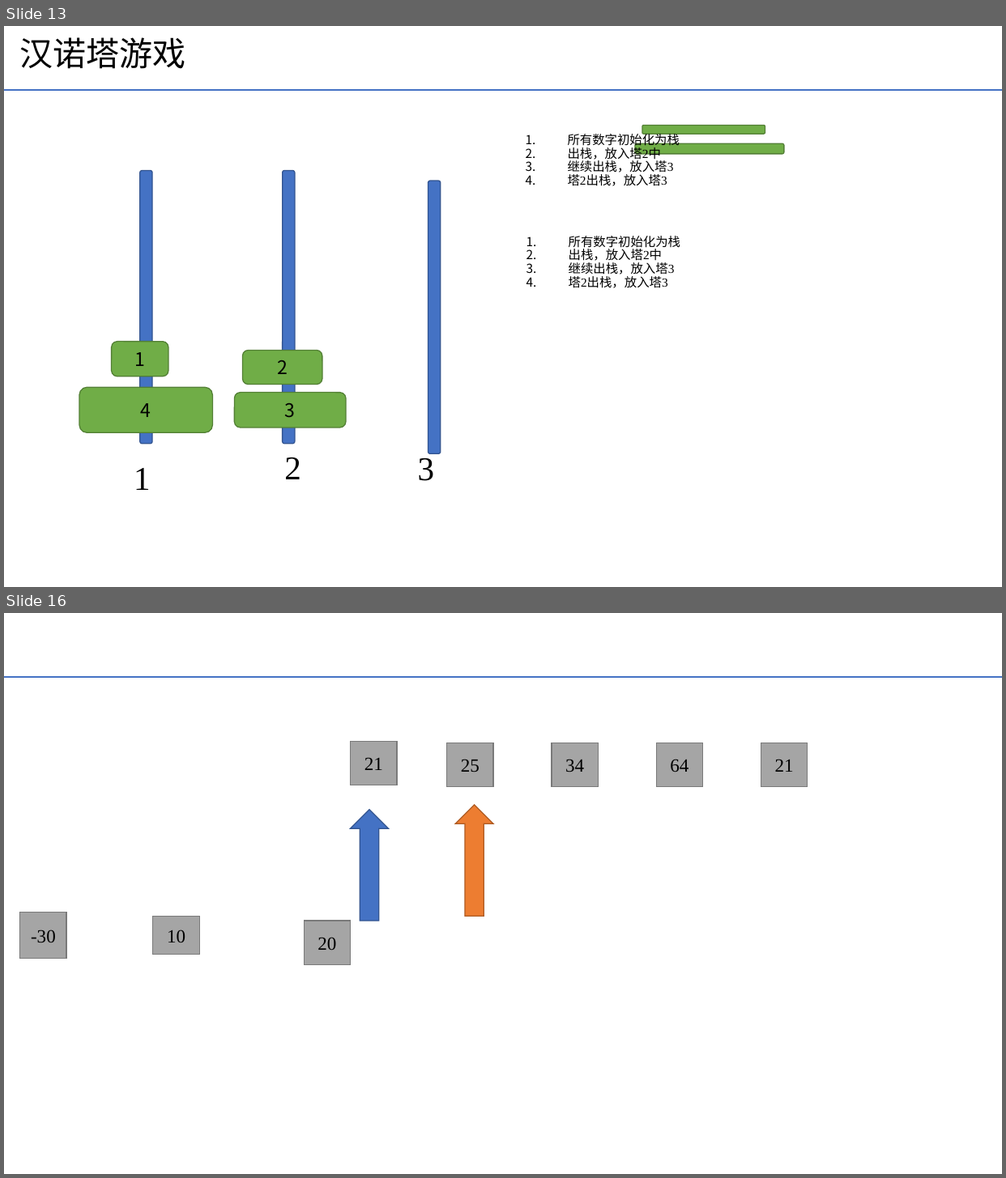
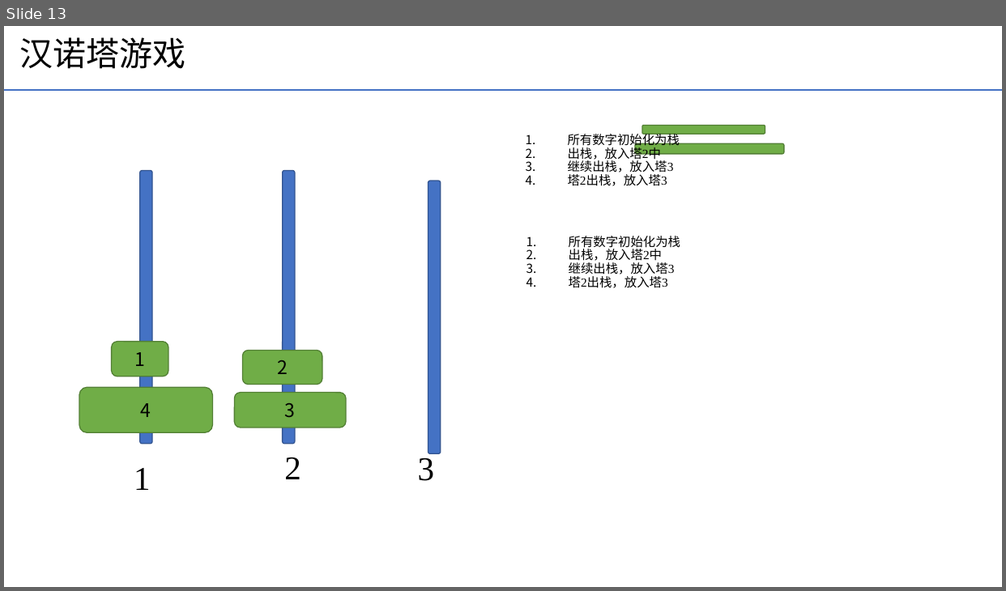
Before and after one commit to yechong316/Python-function, a slide deck: 数据结构与算法/线性表/数据结构可视化辅助理解，便于代码开发.pptx. Shown one above the other, each under a label of ours: slides 13 and 16 before the commit, slide 13 after it; the slides between them are not shown. The pictures are 1006x1178 and 1006x591 pixels, drawn with LibreOffice and Linux fonts; fonts in the diff are those of the drawing. Boxes give left, top, right and bottom in pixels: in the first picture for what was removed or moved away, otherwise in the second. Text is boxed around its words. In the diff, an @@ line names an element or a change of style, - is before the commit and + after.

```diff
--- a/数据结构与算法/线性表/数据结构可视化辅助理解，便于代码开发.pptx
+++ b/数据结构与算法/线性表/数据结构可视化辅助理解，便于代码开发.pptx
@@ slide 16 removed at [4,613,1002,1174], background #FFFFFF; not listed: 1 template element that a slide beside it also shows @@
@@ rectangle removed at [351,741,397,786] @@
-21
@@ rectangle removed at [447,743,493,787] @@
-25
@@ rectangle removed at [552,743,599,787] @@
-34
@@ rectangle removed at [656,743,702,787] @@
-64
@@ rectangle removed at [761,743,808,787] @@
-21
@@ up arrow removed at [455,805,493,916] @@
@@ up arrow removed at [351,810,389,922] @@
@@ rectangle removed at [19,913,66,959] @@
--30
@@ rectangle removed at [153,916,199,954] @@
-10
@@ rectangle removed at [305,921,351,965] @@
-20
```
Also in this commit, not shown: 1 slide added, 2 other files.
